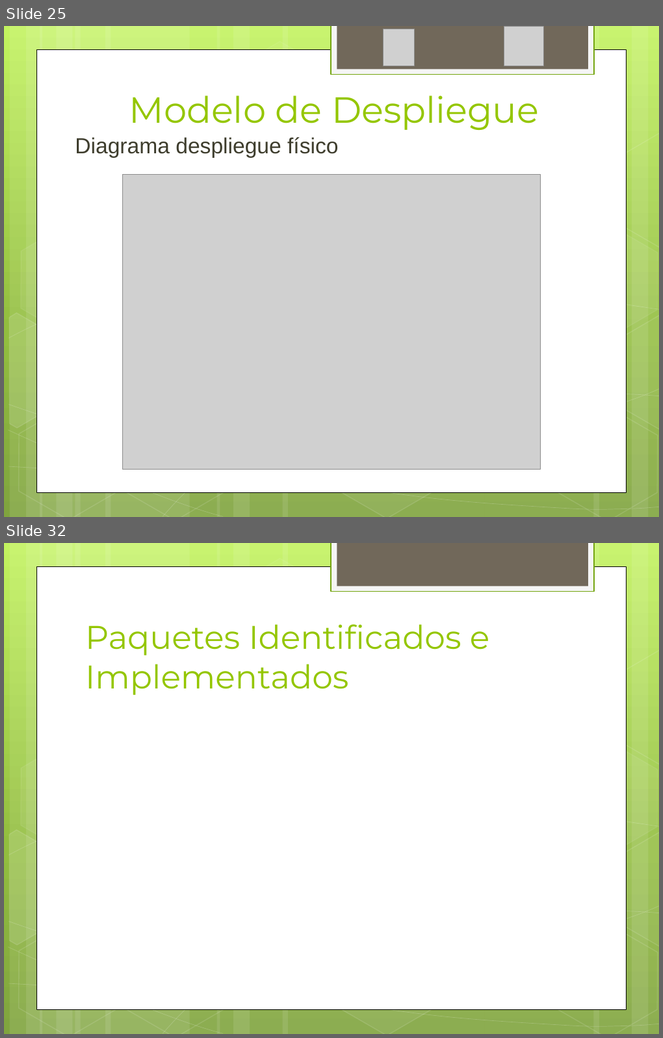
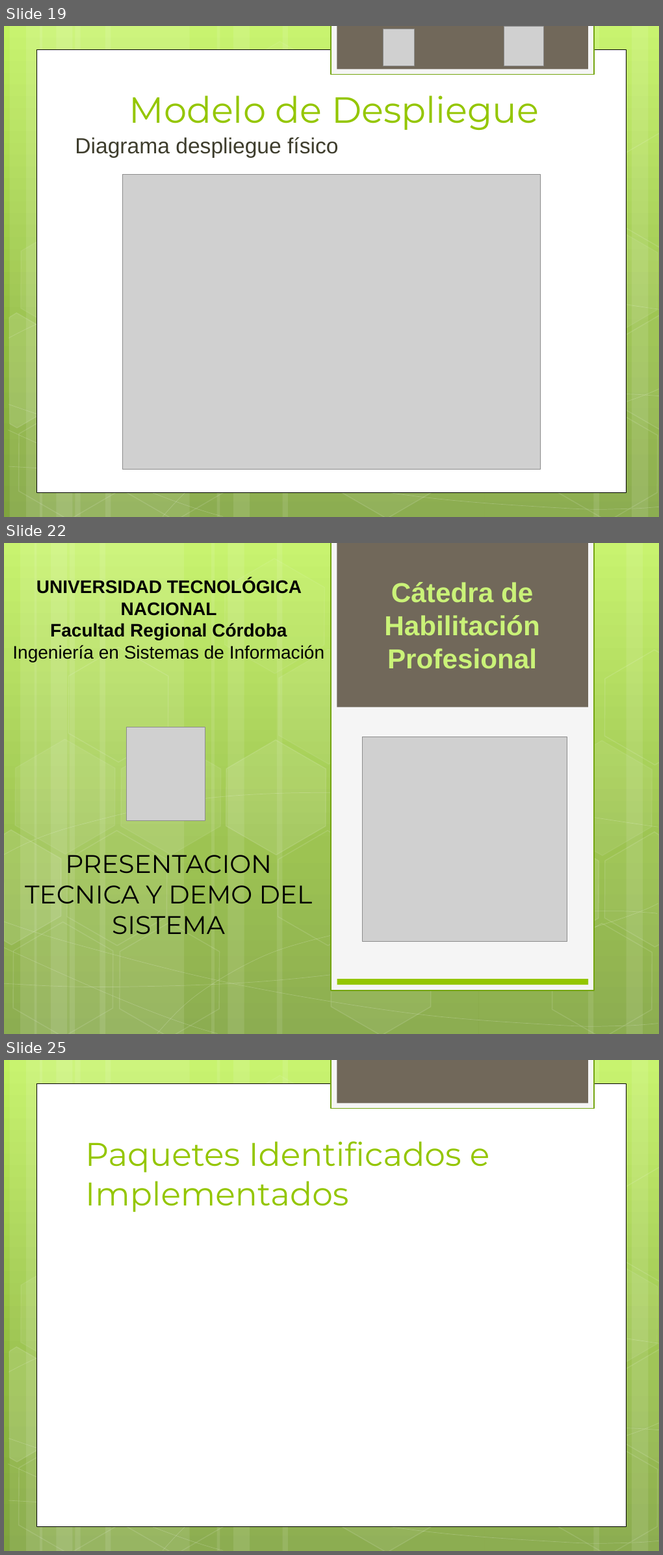
Before and after one commit to ptissera/habilitacion-profesional-2012-4k4, a slide deck: Documentacion/Proyecto/Presentacion Final/Exposicion Final.pptx. Shown one above the other, each under a label of ours: slides 25 and 32 before the commit, slides 19, 22 and 25 after it; the slides between them are not shown. The pictures are 663x1038 and 663x1555 pixels, drawn with LibreOffice and Linux fonts; fonts in the diff are those of the drawing; grey boxes stand for pictures. Boxes give left, top, right and bottom in pixels: in the first picture for what was removed or moved away, otherwise in the second. Text is boxed around its words. In the diff, an @@ line names an element or a change of style, - is before the commit and + after.

```diff
--- a/Documentacion/Proyecto/Presentacion Final/Exposicion Final.pptx
+++ b/Documentacion/Proyecto/Presentacion Final/Exposicion Final.pptx
@@ slide 22 added at (4, 543, 659, 1034), background gradient #C3F35F to #93BF3F to #81A53E @@
@@ rectangle added at (331, 543, 594, 991), fill #F5F5F5, outline #74A510 1.25 pt @@
@@ rectangle added at (337, 543, 588, 707), fill #71685A @@
@@ text added at (12, 579, 324, 662), 20 pt, text #000000, bold @@
+UNIVERSIDAD TECNOLÓGICA NACIONAL
+Facultad Regional Córdoba
+Ingeniería en Sistemas de Información
@@ subtitle added at (384, 582, 540, 669), 30.2 pt, text #CAF278, bold @@
+Cátedra de Habilitación Profesional
@@ group added at (4, 543, 659, 1034): 14 hexagons, 12 rectangles, 8 freeform shapes @@
@@ picture added at (126, 727, 205, 821) @@
@@ picture added at (362, 737, 567, 941) @@
@@ title added at (25, 855, 313, 935), 28 pt, text #000000 @@
+PRESENTACION TECNICA Y DEMO DEL SISTEMA
@@ rectangle added at (337, 979, 588, 985), fill #94C600 @@
@@ what was slide 25 is now slide 19 @@
@@ what was slide 32 is now slide 25 @@
```
Also in this commit, not shown: 14 slides changed, 2 other slides added, 11 slides removed.
